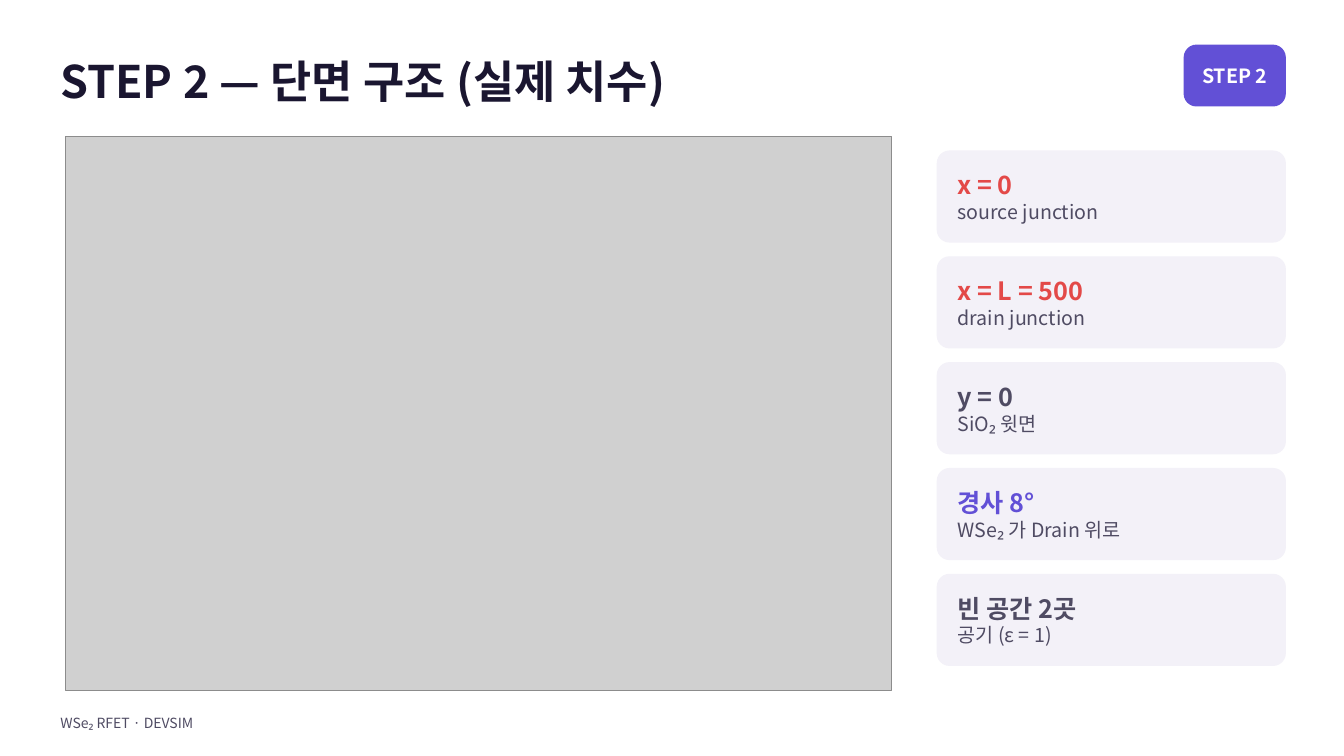
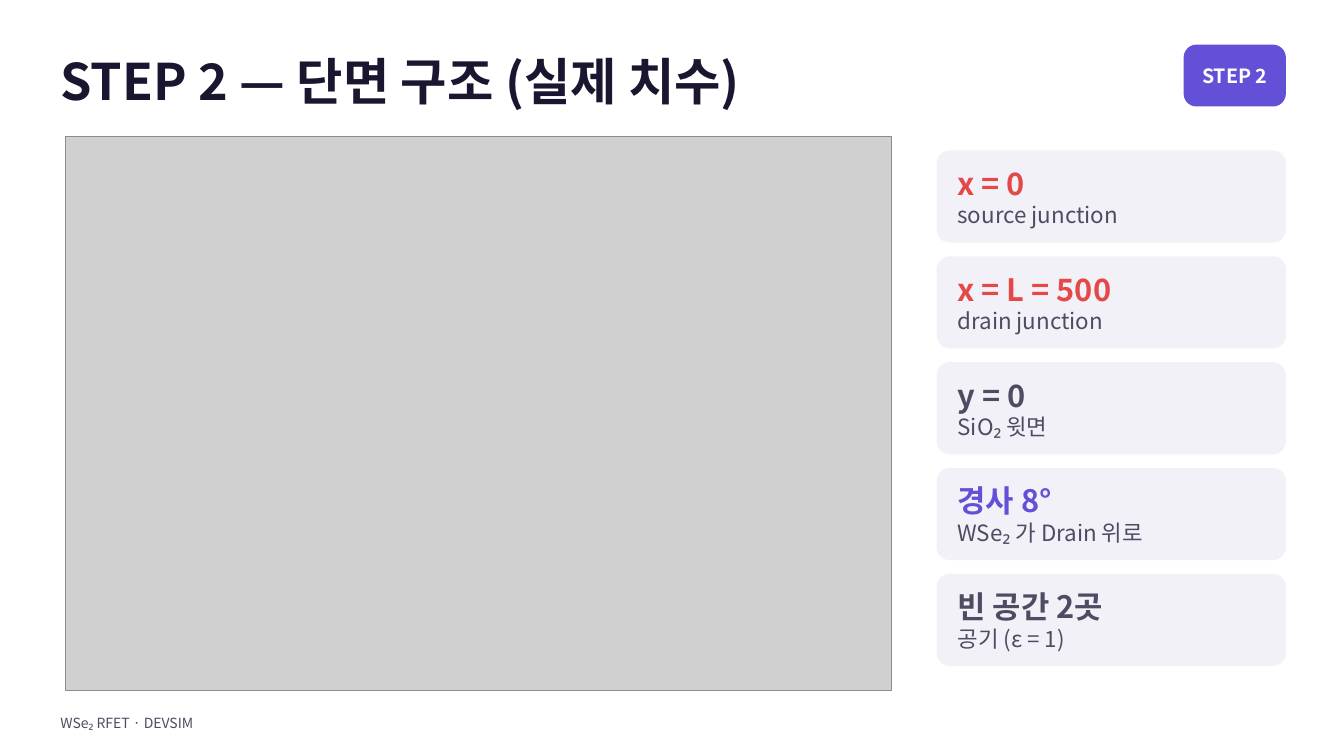
Before and after one commit to jiseonyang-9070/rfet, a slide deck: slide 5 of slides/WSe2_RFET_electrostatics.pptx. Drawn at 1344x756 pixels with LibreOffice and Linux fonts; fonts in the diff are those of the drawing; grey boxes stand for pictures. Boxes give left, top, right and bottom in pixels: in the first picture for what was removed or moved away, otherwise in the second. Text is boxed around its words. In the diff, an @@ line names an element or a change of style, - is before the commit and + after.

```diff
--- a/slides/WSe2_RFET_electrostatics.pptx
+++ b/slides/WSe2_RFET_electrostatics.pptx
@@ title "STEP 2 — 단면 구조 ..." at (60, 57, 740, 110): size 32 to 36 pt @@
@@ text "x = 0" at (958, 172, 1118, 229): size 18 to 22 pt in "x = 0"; size 14 to 16 pt in "source junction" @@
@@ text "x = L = 500" at (958, 278, 1111, 335): size 18 to 22 pt in "x = L = 500"; size 14 to 16 pt in "drain junction" @@
@@ text "y = 0" at (958, 384, 1047, 437): size 18 to 22 pt in "y = 0"; size 14 to 16 pt in "SiO₂ 윗면" @@
@@ text "경사 8°" at (958, 486, 1143, 543): size 18 to 22 pt in "경사 8°"; size 14 to 16 pt in "WSe₂ 가 Drain 위로" @@
@@ text "빈 공간 2곳" at (958, 592, 1102, 651): size 18 to 22 pt in "빈 공간 2곳"; size 14 to 16 pt in "공기 (ε = 1)" @@
```
Also in this commit, not shown: 17 other slides changed, 1 other file.
